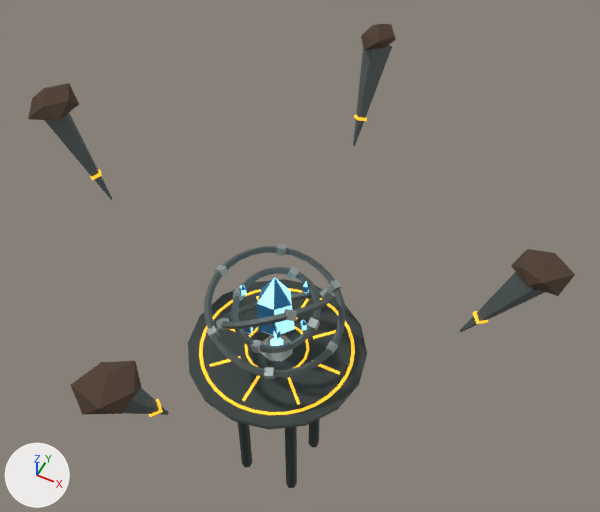
The glTF model public/modelos/mapa/nucleo.glb, before and after one commit.
Rendered twice from a 50 mm lens placed at (68.9, -123.0, 197.3), pointed at (-1.7, 18.2, 20.7). Lighting does not change. The marker at lower left points along +X, +Y and +Z. The picture after the commit comes second. Where no turn or scale is listed for an object, it has been applied to the vertices. Vertices at exactly the same position are counted once.

Script lines for the objects in view, before the commit:
```python
ob_nucleo_anel_1 = bpy.data.objects.new('nucleo_anel_1', me_nucleo_anel_1)
ob_nucleo_anel_1.location = (0.0, 0.0, 18.0)
ob_nucleo_anel_2 = bpy.data.objects.new('nucleo_anel_2', me_nucleo_anel_2)
ob_nucleo_anel_2.location = (0.0, 0.0, 18.0)
ob_nucleo_anel_3 = bpy.data.objects.new('nucleo_anel_3', me_nucleo_anel_3)
ob_nucleo_anel_3.location = (0.0, 0.0, 18.0)
ob_nucleo_base = bpy.data.objects.new('nucleo_base', me_nucleo_base)
ob_nucleo_base.location = (0.0, 0.0, 0.0)
# also in view: 'nucleo_estabilizadores' at (0.9, -0.7, 54.5); 'nucleo_cristal' at (0.4, 0.0, 18.5)
```
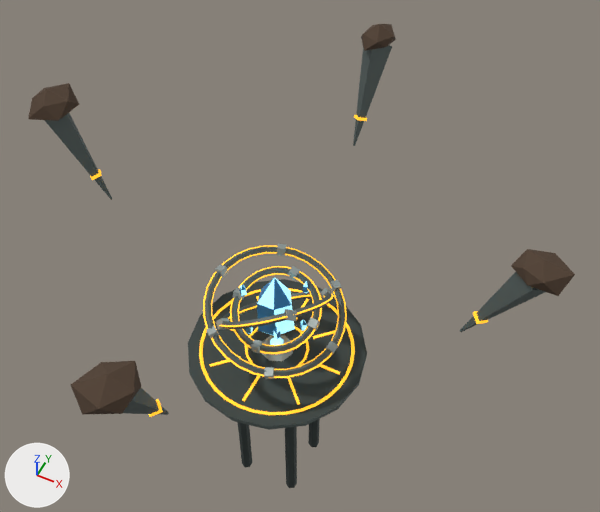
What differs and where, as boxes [x1, y1, x2, y2] in the pictures (600 x 512 px; the box of a moved part takes in the faces that stretch with it):
'nucleo_anel_3', reshaped: before [204, 244, 346, 379]; after [203, 244, 347, 379]
'nucleo_anel_1', reshaped: before [231, 266, 321, 353]; after [230, 266, 322, 354]
'nucleo_anel_2', reshaped: before [216, 288, 333, 330]; after [216, 288, 334, 330]
part 1 of me_nucleo_anel_1, moved or reshaped (not visible before): after [230, 266, 322, 354]
part 2 of me_nucleo_anel_1, added: after [238, 273, 314, 346]
part 3 of me_nucleo_anel_2, moved or reshaped (not visible before): after [219, 294, 334, 327]
part 4 of me_nucleo_anel_2, added: after [228, 295, 325, 319]
part 5 of me_nucleo_anel_3, moved or reshaped (not visible before): after [203, 245, 347, 378]
part 6 of me_nucleo_anel_3, added: after [211, 252, 339, 370]

The change, as a diff of the scene's bpy script:
```diff
--- a/public/modelos/mapa/nucleo.glb.py
+++ b/public/modelos/mapa/nucleo.glb.py
@@ me_nucleo_anel_1 @@
 # used by ob_nucleo_anel_1; location = (0.0, 0.0, 18.0)
-me_nucleo_anel_1.from_pydata(...)  # 276 vertices, 520 faces; spans x -12.7..12.7, y -12.0..12.0, z -5.5..5.5
+me_nucleo_anel_1.from_pydata(...)  # 360 vertices, 688 faces; spans x -12.8..12.8, y -12.0..12.0, z -5.5..5.5
+# me_nucleo_anel_1 part 1: the loose piece of 84 vertices spanning x -11.6..11.6, y -10.9..10.9, z -4.1..4.1 is scaled about its middle by (1.11, 1.11, 1.1)
+# me_nucleo_anel_1 part 2: the loose piece of 84 vertices spanning x -11.6..11.6, y -10.9..10.9, z -4.1..4.1 is copied, and the copy is scaled about its middle by 0.929; it spans x -10.8..10.8, y -10.2..10.2, z -3.8..3.8
 me_nucleo_anel_1.materials.append(mat_metal)
@@ me_nucleo_anel_2 @@
 # used by ob_nucleo_anel_2; location = (0.0, 0.0, 18.0)
-me_nucleo_anel_2.from_pydata(...)  # 276 vertices, 520 faces; spans x -13.8..13.8, y -14.0..14.0, z -12.4..12.4
+me_nucleo_anel_2.from_pydata(...)  # 360 vertices, 688 faces; spans x -14.1..14.1, y -14.3..14.3, z -12.4..12.4
+# me_nucleo_anel_2 part 3: the loose piece of 84 vertices spanning x -13.1..13.1, y -13.3..13.3, z -10.4..10.4 is scaled about its middle by 1.08
+# me_nucleo_anel_2 part 4: the loose piece of 84 vertices spanning x -13.1..13.1, y -13.3..13.3, z -10.4..10.4 is copied, and the copy is scaled about its middle by 0.946; it spans x -12.4..12.4, y -12.6..12.6, z -9.9..9.9
 me_nucleo_anel_2.materials.append(mat_metal)
@@ me_nucleo_anel_3 @@
 # used by ob_nucleo_anel_3; location = (0.0, 0.0, 18.0)
-me_nucleo_anel_3.from_pydata(...)  # 316 vertices, 584 faces; spans x -19.4..19.4, y -19.3..19.3, z -6.4..6.4
+me_nucleo_anel_3.from_pydata(...)  # 400 vertices, 752 faces; spans x -19.4..19.4, y -19.6..19.6, z -6.4..6.4
+# me_nucleo_anel_3 part 5: the loose piece of 84 vertices spanning x -18.1..18.1, y -18.4..18.4, z -5.5..5.5 is multiplied about its middle by the matrix ((1.056, 0.006, -0.035), (0.006, 1.062, 0.022), (-0.035, 0.022, 0.927))
+# me_nucleo_anel_3 part 6: the loose piece of 84 vertices spanning x -18.1..18.1, y -18.4..18.4, z -5.5..5.5 is copied, and the copy is scaled about its middle by 0.956; it spans x -17.3..17.3, y -17.6..17.6, z -5.2..5.2
 me_nucleo_anel_3.materials.append(mat_metal)
```
